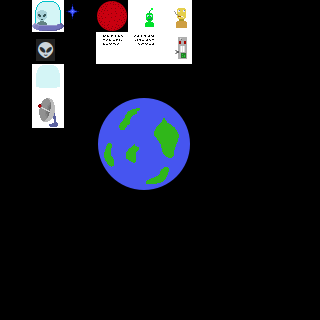
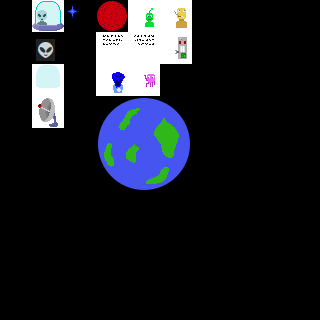
Before/after of a w=320, h=320 layered artwork. What changed in the layer stack:
painted on "Dessins" over 96, 64, 160, 96
painted on "Background" over 96, 64, 160, 96
